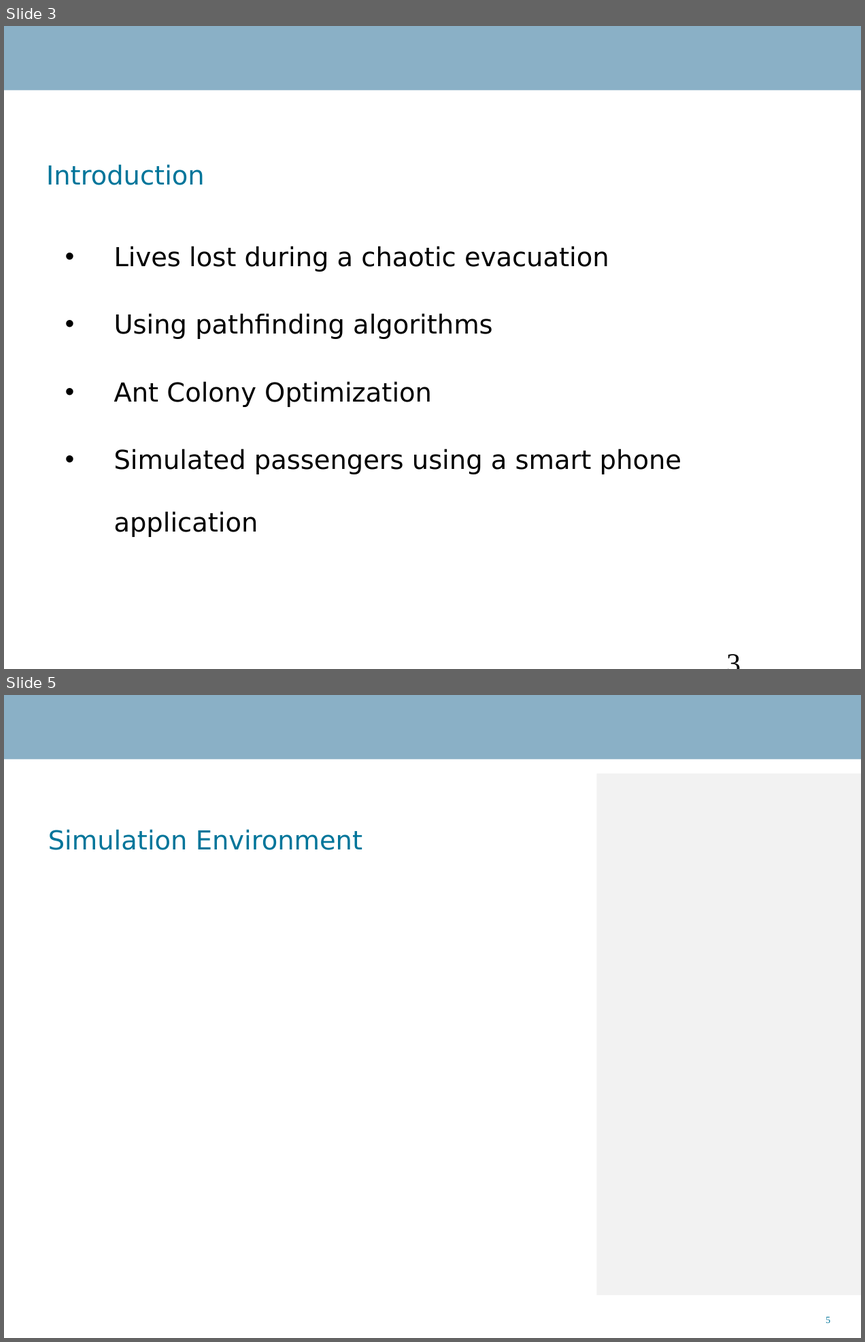
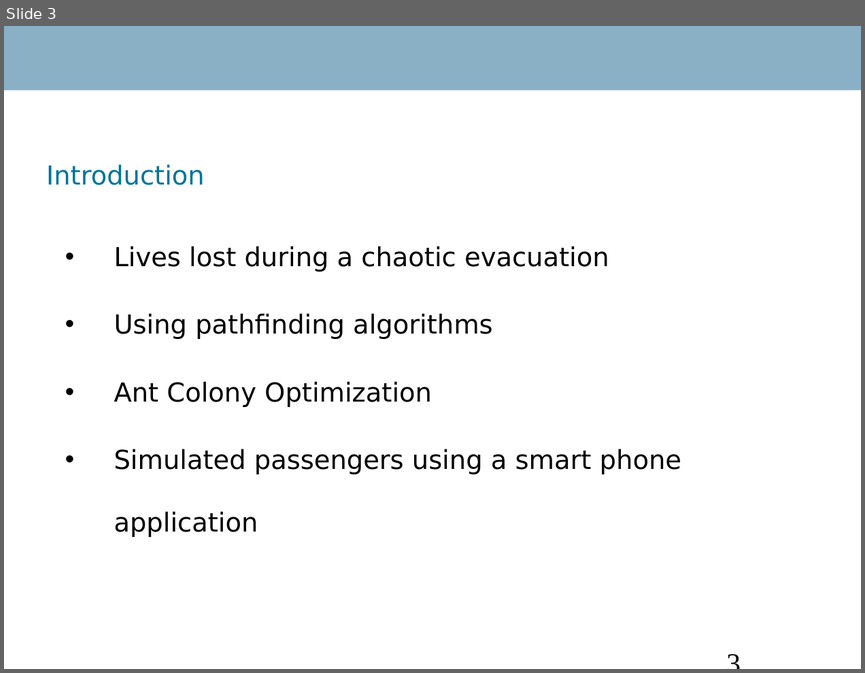
Before and after one commit to Danidude/Master-Thesis, a slide deck: Report/IKT 590 Master Thesis.ppt. Shown one above the other, each under a label of ours: slides 3 and 5 before the commit, slide 3 after it; the slides between them are not shown. The pictures are 865x1342 and 865x673 pixels, drawn with LibreOffice and Linux fonts; fonts in the diff are those of the drawing; background and template pictures are left out. Boxes give left, top, right and bottom in pixels: in the first picture for what was removed or moved away, otherwise in the second. Text is boxed around its words. In the diff, an @@ line names an element or a change of style, - is before the commit and + after.

Commit message:
Finished slide 4 and 5

```diff
--- a/Report/IKT 590 Master Thesis.ppt
+++ b/Report/IKT 590 Master Thesis.ppt
@@ slide 5 removed at [4, 695, 861, 1338], background #FFFFFF; not listed: 1 template element that a slide beside it also shows @@
@@ rectangle removed at [597, 774, 861, 1295] @@
@@ title removed at [48, 829, 362, 850] @@
-Simulation Environment
@@ page number removed at [825, 1316, 830, 1323] @@
-5
```
Also in this commit, not shown: 2 slides changed, 1 slide added.
